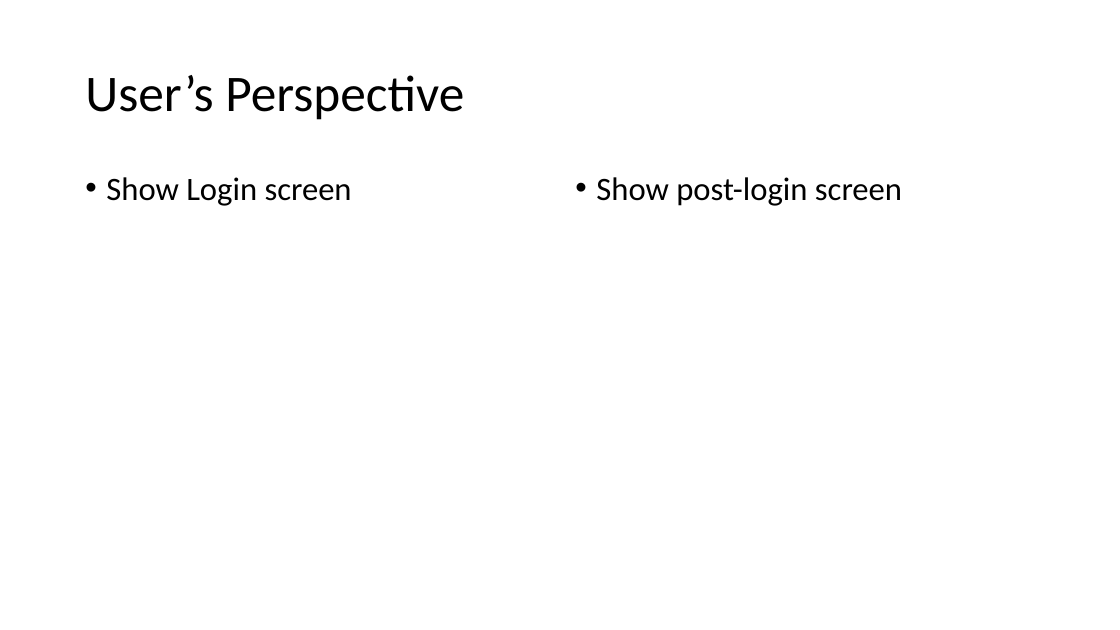
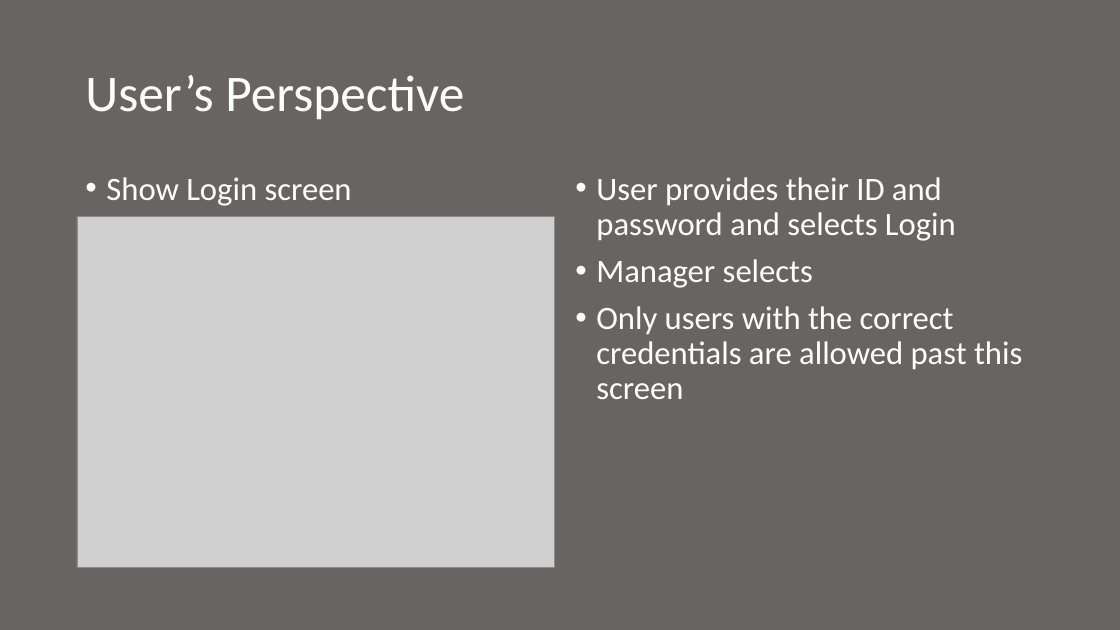
Before and after one commit to boltu11/DashForCash, a slide deck: slide 7 of Presentation.pptx (slide 5 before the commit). Drawn at 1120x630 pixels with LibreOffice and Linux fonts; fonts in the diff are those of the drawing; grey boxes stand for pictures. Boxes give left, top, right and bottom in pixels: in the first picture for what was removed or moved away, otherwise in the second. Text is boxed around its words. In the diff, an @@ line names an element or a change of style, - is before the commit and + after.

```diff
--- a/Presentation.pptx
+++ b/Presentation.pptx
@@ background #FFFFFF to #696464 @@
@@ title "User’s Perspective" at (x1=85, y1=75, x2=464, y2=120): text colour #000000 to #FFFFFF @@
@@ text "Show Login screen" at (x1=106, y1=177, x2=352, y2=206): text colour #000000 to #FFFFFF @@
@@ text at (x1=596, y1=177, x2=1022, y2=399): text changed; text colour #000000 to #FFFFFF @@
-• Show post-login screen
+• User provides their ID and password and selects Login
+• Manager selects
+• Only users with the correct credentials are allowed past this screen
@@ picture added at (x1=77, y1=217, x2=555, y2=568) @@
```
Also in this commit, not shown: 8 other slides changed, 6 slides added, 2 other files.
